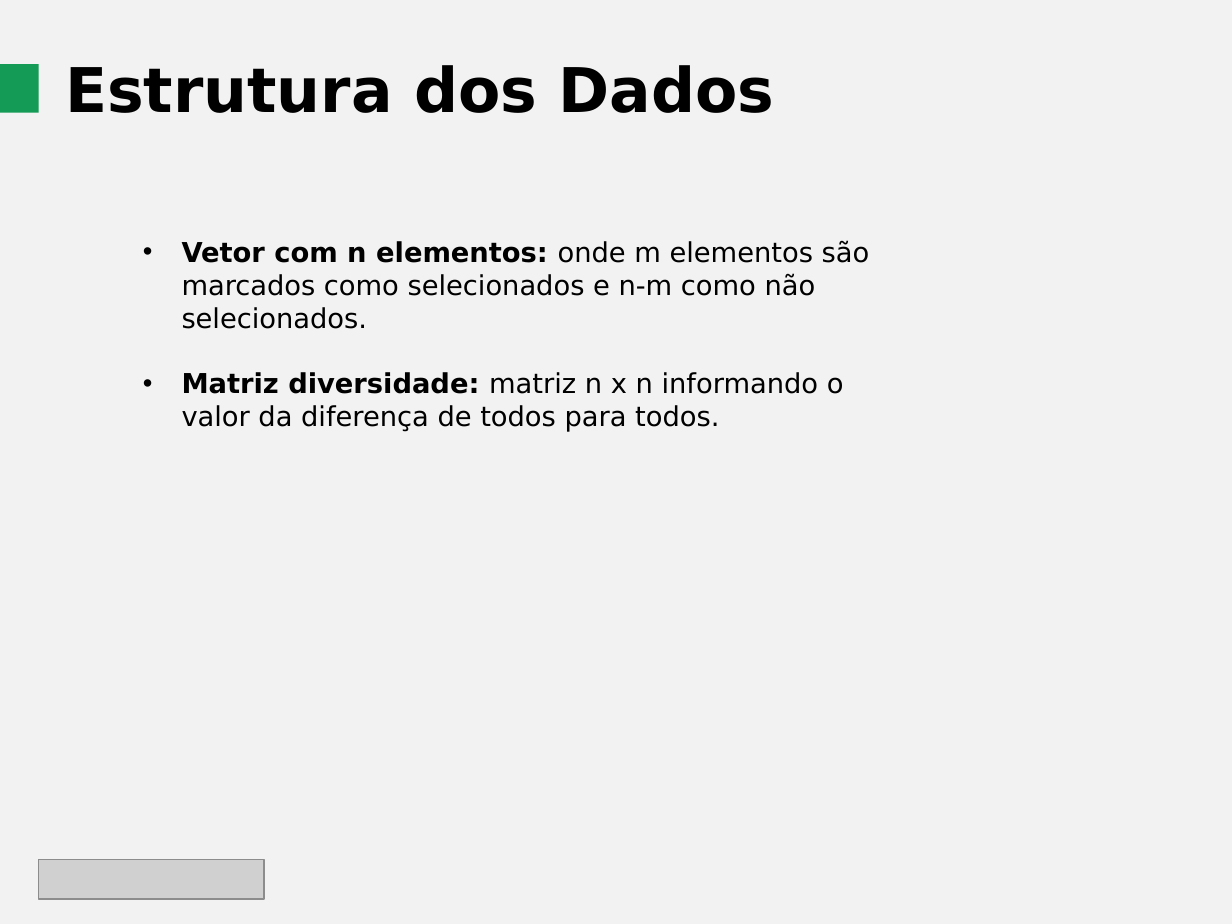
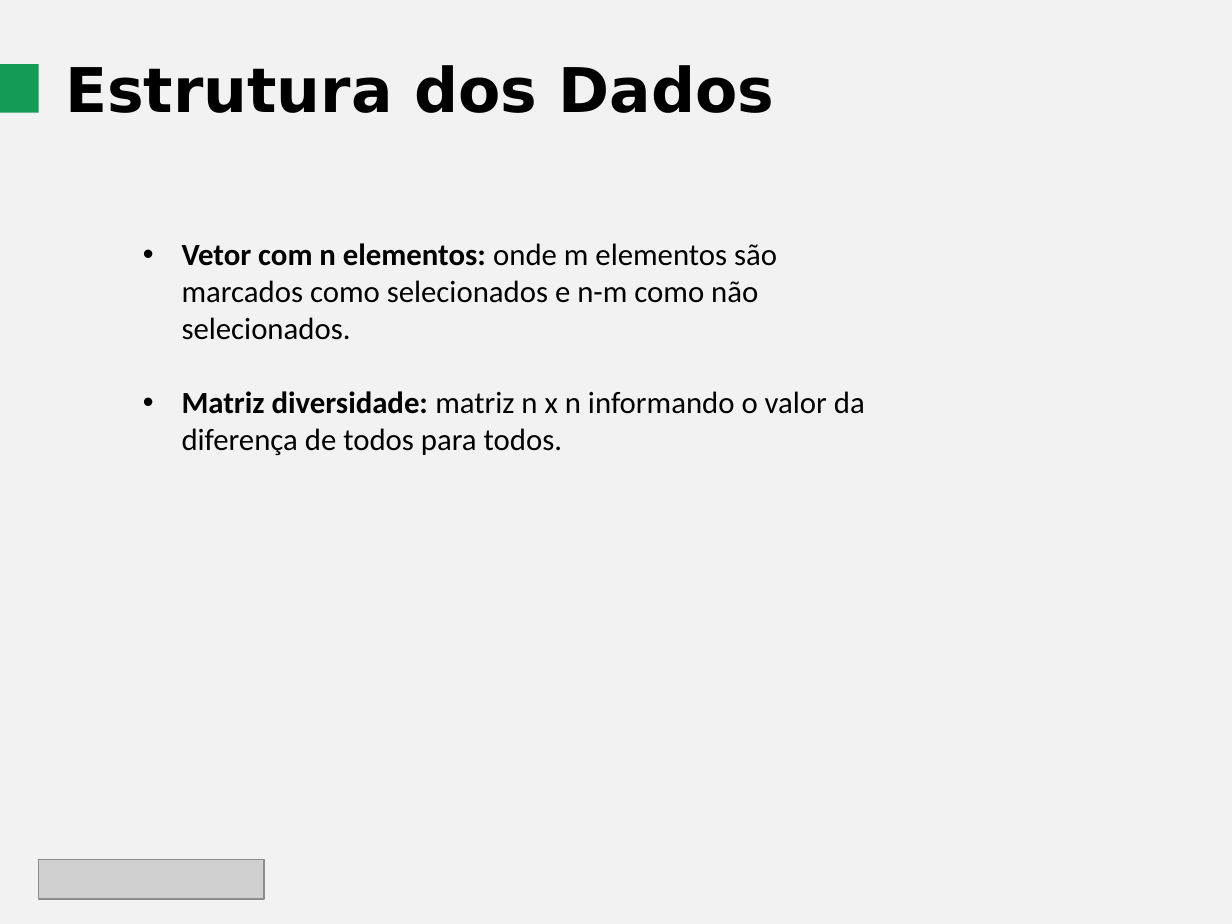
Before and after one commit to vensller/Maximum-Diversity-Problem, a slide deck: slide 3 of Guia e Tarefas/Apresentação Primeira Entrega.pptx. Drawn at 1232x924 pixels with LibreOffice and Linux fonts; fonts in the diff are those of the drawing; grey boxes stand for pictures. Boxes give left, top, right and bottom in pixels: in the first picture for what was removed or moved away, otherwise in the second. Text is boxed around its words. In the diff, an @@ line names an element or a change of style, - is before the commit and + after.

```diff
--- a/Guia e Tarefas/Apresentação Primeira Entrega.pptx
+++ b/Guia e Tarefas/Apresentação Primeira Entrega.pptx
@@ text "Vetor com n elementos: onde ..." at [182,243,865,455]: size 16 to 18 pt, font DejaVu Sans to Calibri @@
```
Also in this commit, not shown: 2 other slides changed, 1 slide added, 1 slide removed.
